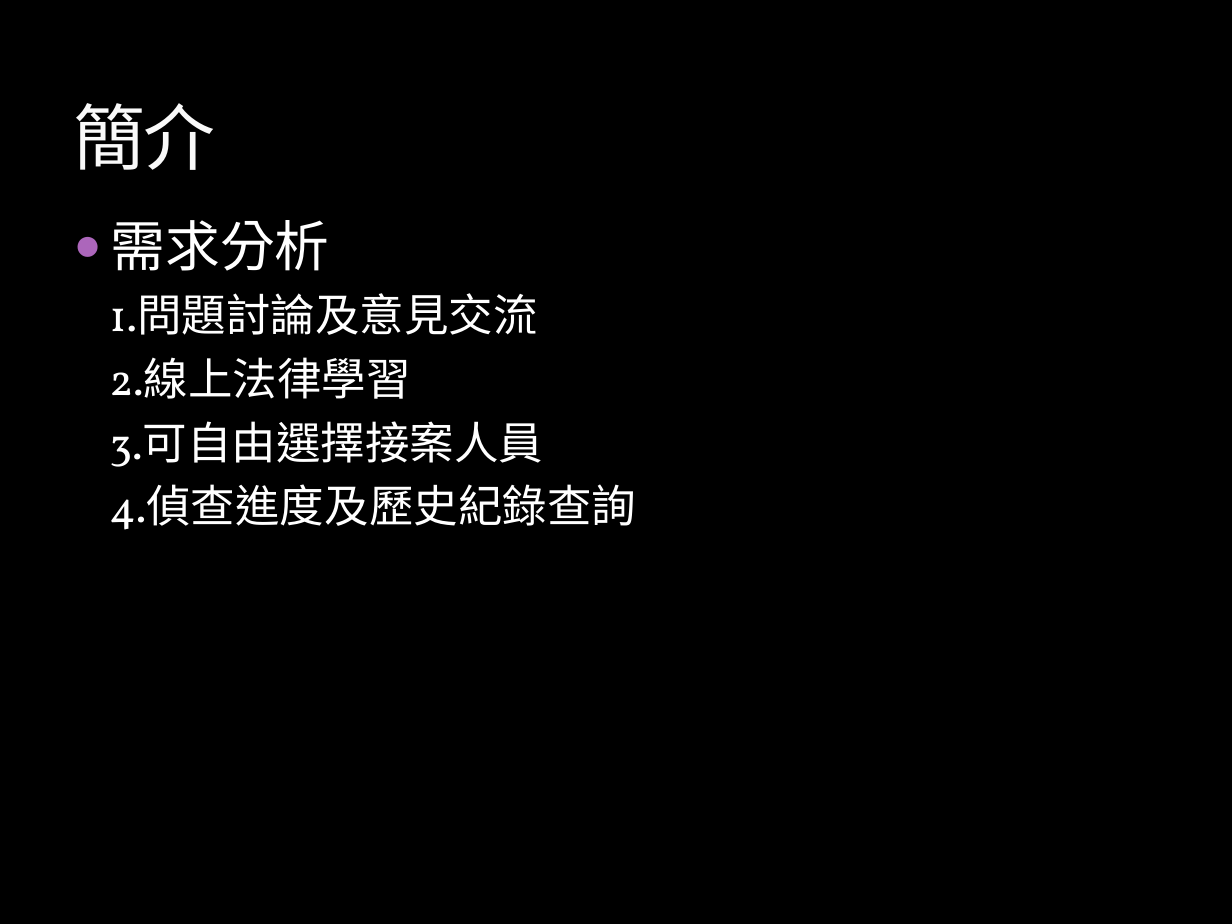
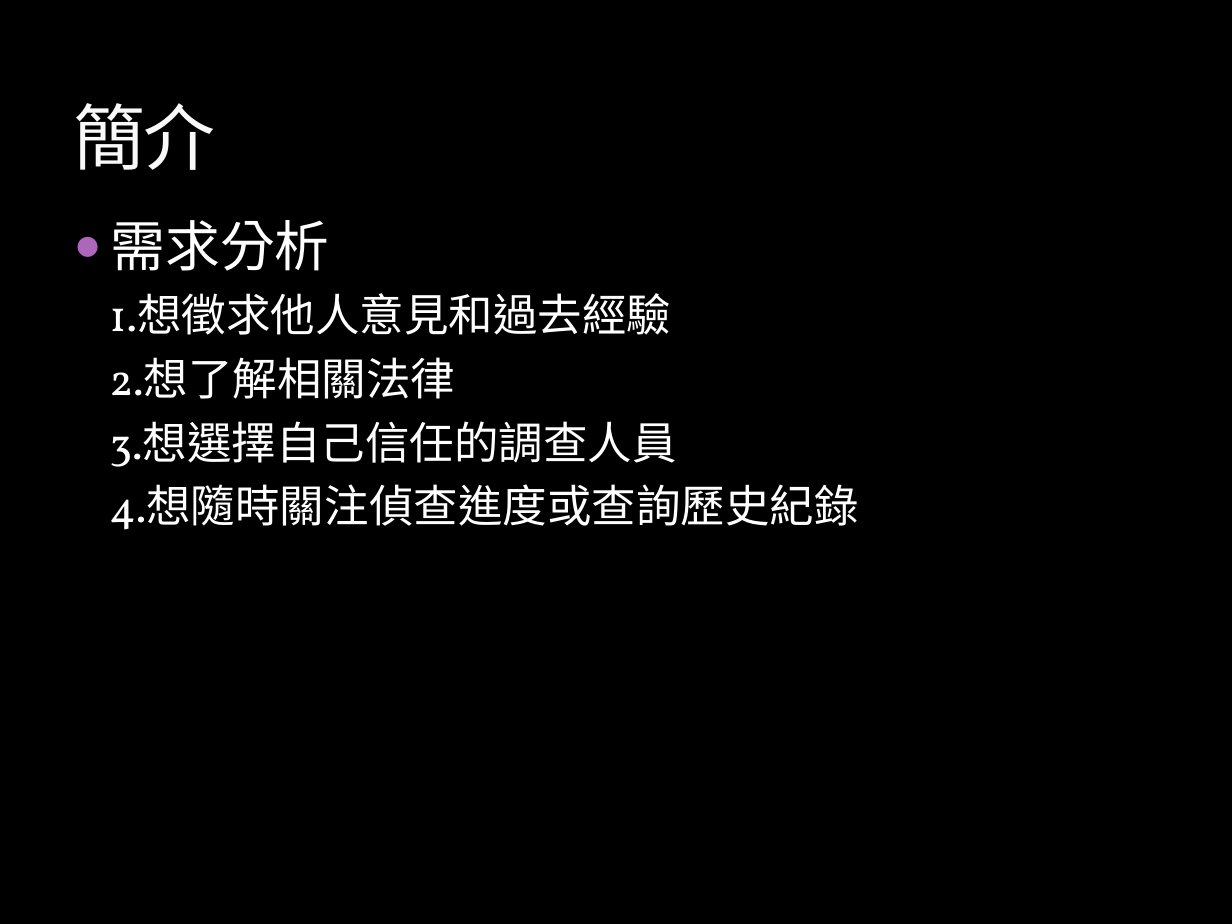
Before and after one commit to Banana-Huang/107_SE_Team11, a slide deck: slide 5 of team11_proposal.pptx. Drawn at 1232x924 pixels with LibreOffice and Linux fonts; fonts in the diff are those of the drawing; background and template pictures are left out. Boxes give left, top, right and bottom in pixels: in the first picture for what was removed or moved away, otherwise in the second. Text is boxed around its words. In the diff, an @@ line names an element or a change of style, - is before the commit and + after.

```diff
--- a/team11_proposal.pptx
+++ b/team11_proposal.pptx
@@ text at (x1=109, y1=293, x2=858, y2=530): text changed @@
-1.問題討論及意見交流
-2.線上法律學習
-3.可自由選擇接案人員
-4.偵查進度及歷史紀錄查詢
+1.想徵求他人意見和過去經驗
+2.想了解相關法律
+3.想選擇自己信任的調查人員
+4.想隨時關注偵查進度或查詢歷史紀錄
```
Also in this commit, not shown: 10 other slides changed, 3 slides added.
